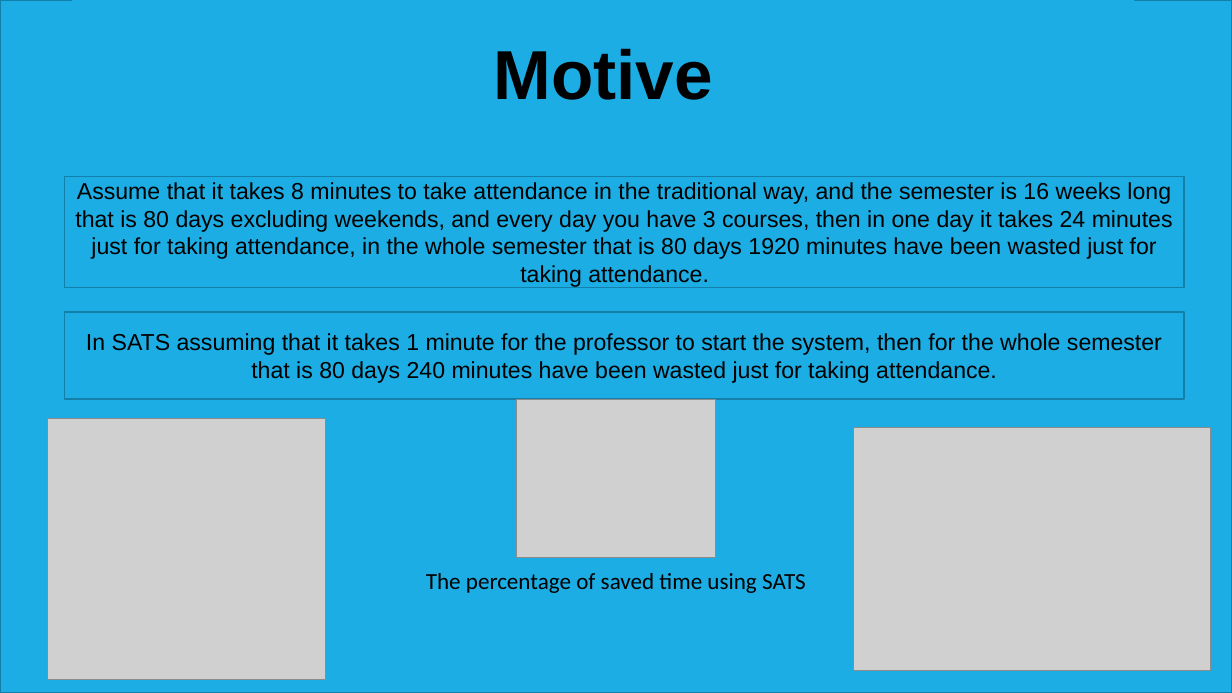
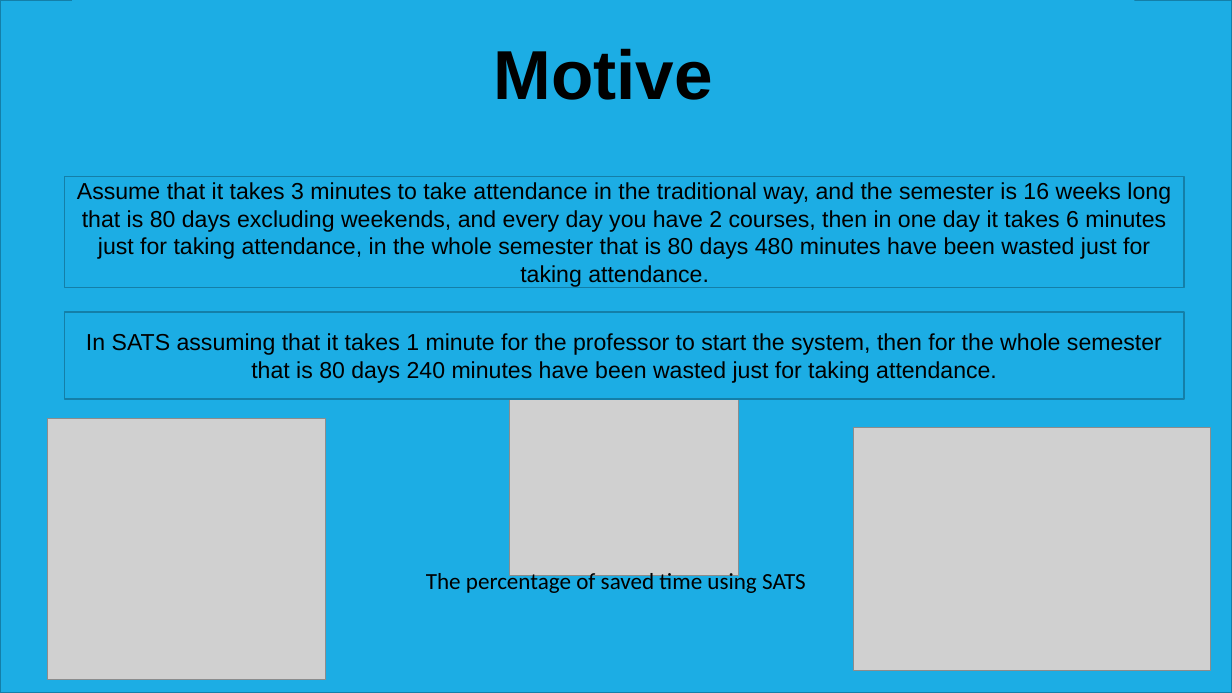
Before and after one commit to hashem-ali/SATS, a slide deck: slide 5 of ProjectPhases/Project-Phase-03-CS310-F-171.pptx. Drawn at 1232x693 pixels with LibreOffice and Linux fonts; fonts in the diff are those of the drawing; grey boxes stand for pictures. Boxes give left, top, right and bottom in pixels: in the first picture for what was removed or moved away, otherwise in the second. Text is boxed around its words. In the diff, an @@ line names an element or a change of style, - is before the commit and + after.

Commit message:
20 slide uploaded

```diff
--- a/ProjectPhases/Project-Phase-03-CS310-F-171.pptx
+++ b/ProjectPhases/Project-Phase-03-CS310-F-171.pptx
@@ text in rectangle at <box>77,182,1171,288</box>: text changed @@
-Assume that it takes 8 minutes to take attendance in the traditional way, and the semester is 16 weeks long that is 80 days excluding weekends, and every day you have 3 courses, then in one day it takes 24 minutes just for taking attendance, in the whole semester that is 80 days 1920 minutes have been wasted just for taking attendance.
+Assume that it takes 3 minutes to take attendance in the traditional way, and the semester is 16 weeks long that is 80 days excluding weekends, and every day you have 2 courses, then in one day it takes 6 minutes just for taking attendance, in the whole semester that is 80 days 480 minutes have been wasted just for taking attendance.
@@ picture: place and size @@
-picture at <box>517,399,715,558</box>
+picture at <box>510,398,739,576</box>
```
Also in this commit, not shown: 4 other slides changed, 10 slides added.
